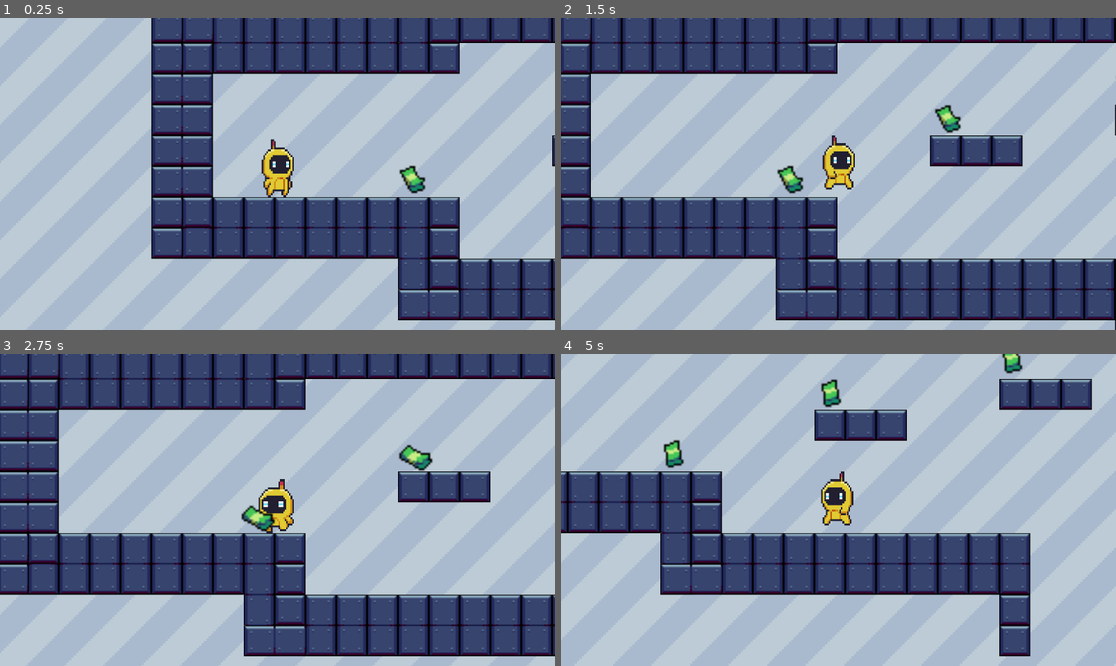
Above: before the commit, frames 1-4 (two rows, left to right).
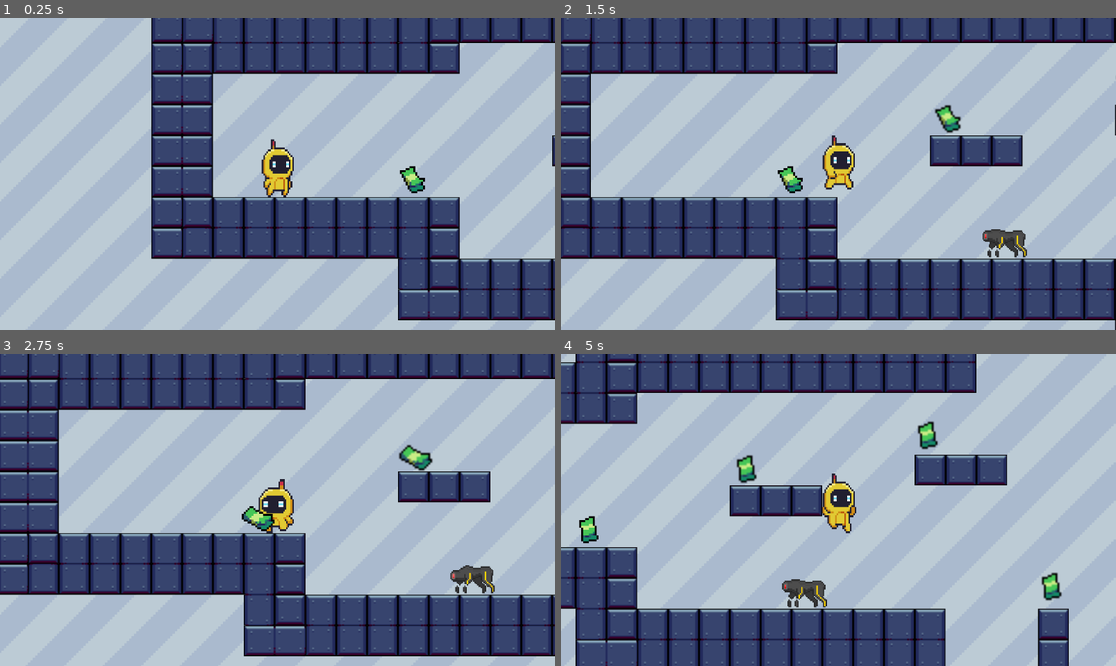
Above: after the commit, the same moments.

Repository: jmisidro/DDJD-PP
Game: Godot game, scene res://main.tscn
The game is run twice, just before and just after one commit, with the same random seed, the same clock (stepped at 60 frames per second) and the same inputs.
Inputs:
- Up to frame 1 (0.25 s): no input
- Up to frame 2 (1.5 s): hold Right (right) from 0.53 s (still down); tap Space (jump) at 0.77 s
- Up to frame 3 (2.75 s): tap Space (jump) at 1.52 s; release Right (right) at 2.03 s; hold Left (left) from 2.03 s (still down)
- Up to frame 4 (5 s): release Left (left) at 2.78 s; hold Right (right) 2.78-4.28 s; tap Space (jump) at 3.02, 3.77, 4.52 s; hold Left (left) from 4.28 s (still down)

The runs differ from the first frame. In frame 1, 0.1% of the frame differs, in the area x 71-77%, y 47-57%; in frame 2, 0.6%; in frame 3, 0.6%; in frame 4, 56%, in the area x 0-96%, y 0-100%.

Commit message:
added robodog enemy

Diff:
--- a/artifact-odyssey/main.tscn
+++ b/artifact-odyssey/main.tscn
@@ -1,7 +1,8 @@
-[gd_scene load_steps=18 format=3 uid="uid://drvwhohxdlrrw"]
+[gd_scene load_steps=19 format=3 uid="uid://drvwhohxdlrrw"]
 
 [ext_resource type="Texture2D" uid="uid://cs2r4bj8c6w44" path="res://assets/backgrounds/BG.png" id="1_mekfi"]
 [ext_resource type="PackedScene" uid="uid://bfcsp4dv0h0ng" path="res://scenes/main_character.tscn" id="1_stgxn"]
+[ext_resource type="PackedScene" uid="uid://6rrmsn2puf2" path="res://scenes/robo_dob.tscn" id="3_etafc"]
 [ext_resource type="Texture2D" uid="uid://2m03xfqmbtqt" path="res://assets/tilesets/tilesetIndustrial.png" id="3_uf3rk"]
 [ext_resource type="Texture2D" uid="uid://byrtcgk6uo58j" path="res://assets/tilesets/Tileset_basic.png" id="4_uu1k8"]
 [ext_resource type="Texture2D" uid="uid://bd148fsk76gj1" path="res://assets/objects/Box7.png" id="5_oo0cj"]
@@ -423,11 +424,13 @@
 stretch_mode = 1
 metadata/_edit_use_anchors_ = true
 
-[node name="CharacterBody2D" parent="." instance=ExtResource("1_stgxn")]
+[node name="Player" parent="." instance=ExtResource("1_stgxn")]
 position = Vector2(134, 272)
 
-[node name="Camera2D" type="Camera2D" parent="CharacterBody2D"]
+[node name="Camera2D" type="Camera2D" parent="Player"]
 position = Vector2(0, 1)
+
+[node name="RoboDob" parent="." instance=ExtResource("3_etafc")]
 
 [node name="TileMap" type="TileMap" parent="."]
 scale = Vector2(2, 2)
@@ -440,6 +443,7 @@
 offset_bottom = 23.0
 
 [node name="Money" parent="MoneyPickUps" instance=ExtResource("9_nvoe1")]
+texture_filter = 1
 position = Vector2(416, 292)
 scale = Vector2(4, 4)
 
--- /dev/null
+++ b/artifact-odyssey/scenes/robo_dob.tscn
@@ -0,0 +1,111 @@
+[gd_scene load_steps=16 format=3 uid="uid://6rrmsn2puf2"]
+
+[ext_resource type="Texture2D" uid="uid://csrujaccwyljg" path="res://assets/enemies/robodob/idle.png" id="1_n383c"]
+[ext_resource type="Texture2D" uid="uid://co65t2tj2u4vr" path="res://assets/enemies/robodob/running.png" id="2_deyyn"]
+
+[sub_resource type="AtlasTexture" id="AtlasTexture_vn3g5"]
+atlas = ExtResource("1_n383c")
+region = Rect2(0, 0, 64, 64)
+
+[sub_resource type="AtlasTexture" id="AtlasTexture_6omo7"]
+atlas = ExtResource("1_n383c")
+region = Rect2(64, 0, 64, 64)
+
+[sub_resource type="AtlasTexture" id="AtlasTexture_wngvd"]
+atlas = ExtResource("1_n383c")
+region = Rect2(128, 0, 64, 64)
+
+[sub_resource type="AtlasTexture" id="AtlasTexture_dnqjn"]
+atlas = ExtResource("1_n383c")
+region = Rect2(0, 64, 64, 64)
+
+[sub_resource type="AtlasTexture" id="AtlasTexture_xkj2a"]
+atlas = ExtResource("1_n383c")
+region = Rect2(64, 64, 64, 64)
+
+[sub_resource type="AtlasTexture" id="AtlasTexture_mvnll"]
+atlas = ExtResource("1_n383c")
+region = Rect2(128, 64, 64, 64)
+
+[sub_resource type="AtlasTexture" id="AtlasTexture_p38e3"]
+atlas = ExtResource("1_n383c")
+region = Rect2(0, 128, 64, 64)
+
+[sub_resource type="AtlasTexture" id="AtlasTexture_mo2lh"]
+atlas = ExtResource("2_deyyn")
+region = Rect2(0, 0, 64, 64)
+
+[sub_resource type="AtlasTexture" id="AtlasTexture_e5u45"]
+atlas = ExtResource("2_deyyn")
+region = Rect2(64, 0, 64, 64)
+
+[sub_resource type="AtlasTexture" id="AtlasTexture_ryt5d"]
+atlas = ExtResource("2_deyyn")
+region = Rect2(0, 64, 64, 64)
+
+[sub_resource type="AtlasTexture" id="AtlasTexture_do50q"]
+atlas = ExtResource("2_deyyn")
+region = Rect2(64, 64, 64, 64)
+
+[sub_resource type="SpriteFrames" id="SpriteFrames_cbl2x"]
+animations = [{
+"frames": [{
+"duration": 1.0,
+"texture": SubResource("AtlasTexture_vn3g5")
+}, {
+"duration": 1.0,
+"texture": SubResource("AtlasTexture_6omo7")
+}, {
+"duration": 1.0,
+"texture": SubResource("AtlasTexture_wngvd")
+}, {
+"duration": 1.0,
+"texture": SubResource("AtlasTexture_dnqjn")
+}, {
+"duration": 1.0,
+"texture": SubResource("AtlasTexture_xkj2a")
+}, {
+"duration": 1.0,
+"texture": SubResource("AtlasTexture_mvnll")
+}, {
+"duration": 1.0,
+"texture": SubResource("AtlasTexture_p38e3")
+}],
+"loop": true,
+"name": &"idle",
+"speed": 10.0
+}, {
+"frames": [{
+"duration": 1.0,
+"texture": SubResource("AtlasTexture_mo2lh")
+}, {
+"duration": 1.0,
+"texture": SubResource("AtlasTexture_e5u45")
+}, {
+"duration": 1.0,
+"texture": SubResource("AtlasTexture_ryt5d")
+}, {
+"duration": 1.0,
+"texture": SubResource("AtlasTexture_do50q")
+}],
+"loop": true,
+"name": &"running",
+"speed": 10.0
+}]
+
+[sub_resource type="RectangleShape2D" id="RectangleShape2D_e1quh"]
+size = Vector2(106, 63)
+
+[node name="RoboDob" type="CharacterBody2D"]
+
+[node name="AnimatedSprite2D" type="AnimatedSprite2D" parent="."]
+texture_filter = 1
+position = Vector2(884, 403)
+scale = Vector2(2.64453, 2.64453)
+sprite_frames = SubResource("SpriteFrames_cbl2x")
+animation = &"idle"
+autoplay = "idle"
+
+[node name="CollisionShape2D" type="CollisionShape2D" parent="."]
+position = Vector2(861, 415.5)
+shape = SubResource("RectangleShape2D_e1quh")
Binary file added: artifact-odyssey/assets/enemies/robodob/idle.png
Not shown, added: artifact-odyssey/assets/enemies/robodob/idle.png.import
Binary file added: artifact-odyssey/assets/enemies/robodob/running.png
Not shown, added: artifact-odyssey/assets/enemies/robodob/running.png.import
